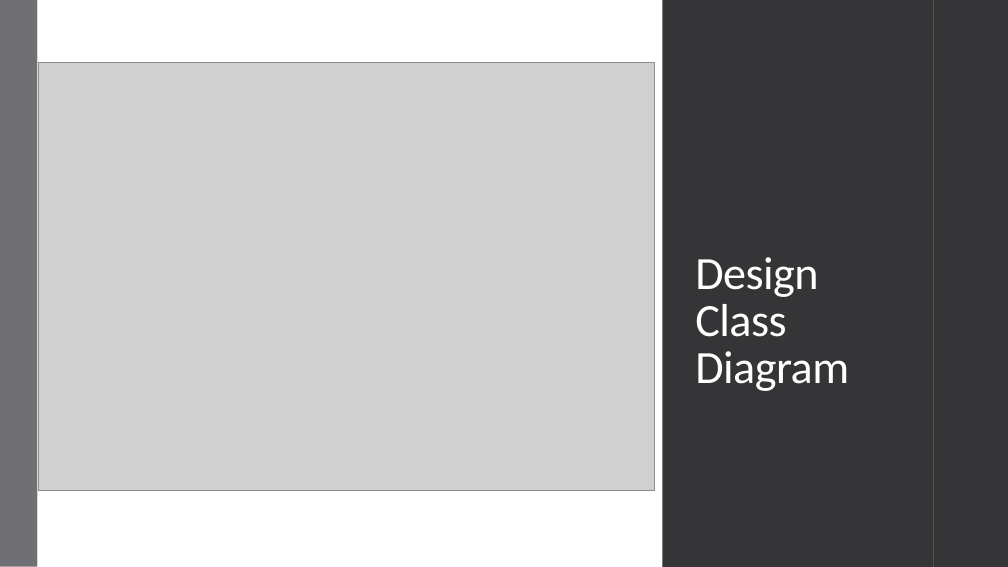
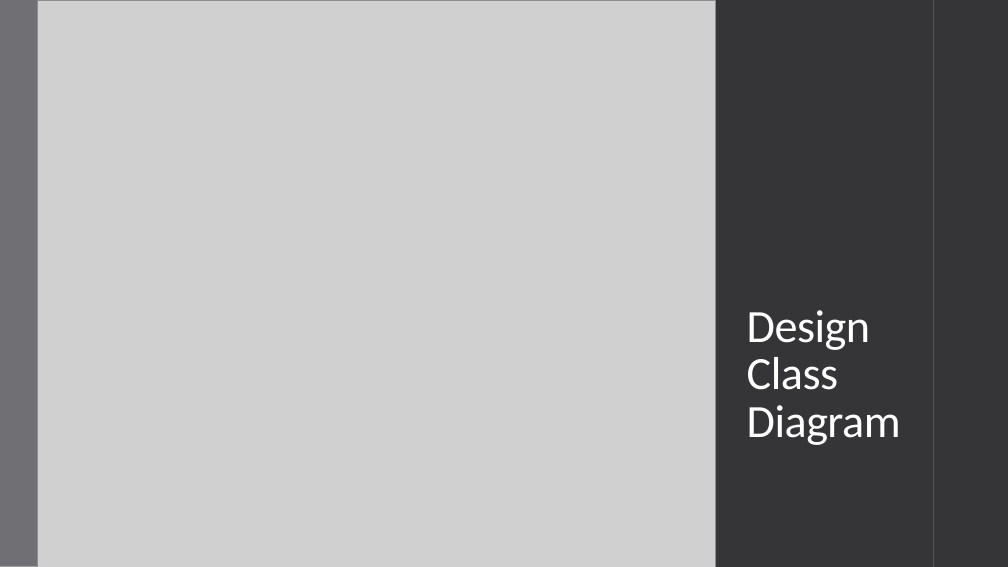
Before and after one commit to raember/Tower-Hopscotch, a slide deck: slide 4 of documents/milestone3/Project Design Presentation.pptx. Drawn at 1008x567 pixels with LibreOffice and Linux fonts; fonts in the diff are those of the drawing; grey boxes stand for pictures. Boxes give left, top, right and bottom in pixels: in the first picture for what was removed or moved away, otherwise in the second. Text is boxed around its words. In the diff, an @@ line names an element or a change of style, - is before the commit and + after.

Commit message:
Updated class diagram and finally exported it toUpdated presentation accordingly

```diff
--- a/documents/milestone3/Project Design Presentation.pptx
+++ b/documents/milestone3/Project Design Presentation.pptx
@@ picture: place and size @@
-picture at <box>39,63,655,491</box>
+picture at <box>38,0,716,567</box>
@@ title "Design Class Diagram": place and size @@
-title "Design Class Diagram" at <box>695,257,849,391</box>
+title "Design Class Diagram" at <box>747,310,901,445</box>
```
Also in this commit, not shown: 3 other files.
